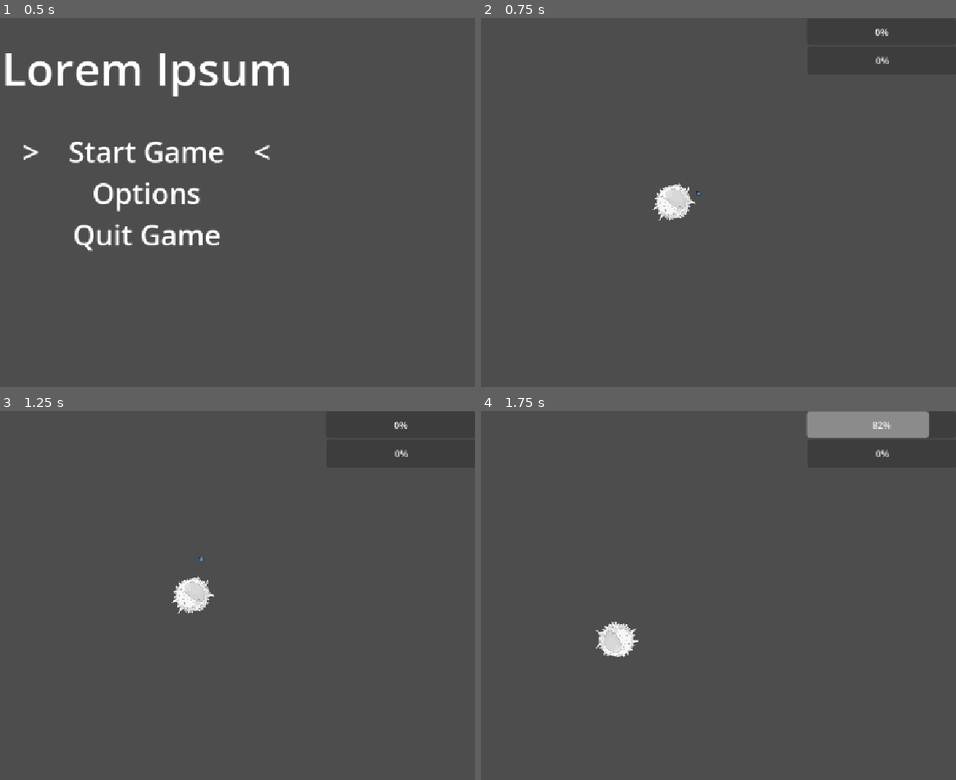
Above: before the commit, frames 1-4 (two rows, left to right).
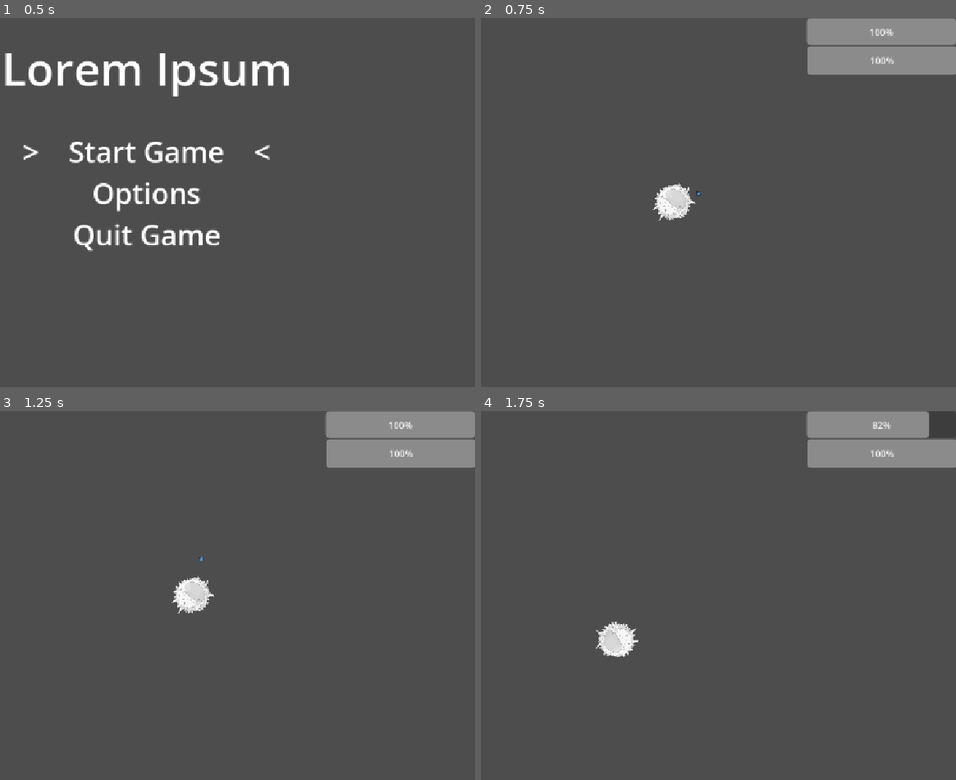
Above: after the commit, the same moments.

Repository: HippoProgrammer/game-jam-game
Game: Godot game, scene res://scenes/main-menu.tscn
The game is run twice, just before and just after one commit, with the same random seed, the same clock (stepped at 60 frames per second) and the same inputs. The engine's default icon, where the game draws it, is replaced by a stand-in: a white triangle on a blue panel in a dark square.
Inputs (mouse positions are in pixels of both pictures, inside the frame that each line leads up to):
- Up to frame 1 (0.5 s): no input
- Up to frame 2 (0.75 s): tap Enter (ui_accept) at 0.5 s; move the mouse to (770, 184) at 0.52 s; hold Right (ui_right) from 0.53 s (still down); click (770, 184) at 0.6 s
- Up to frame 3 (1.25 s): keep holding Right (ui_right); tap Enter (ui_accept) at 0.77 s
- Up to frame 4 (1.75 s): tap Enter (ui_accept) at 1.25, 1.52 s; move the mouse to (495, 613) at 1.27 s; release Right (ui_right) at 1.28 s; hold Down (ui_down) from 1.28 s (still down); right-click (495, 613) at 1.35 s

Frame 1 is identical in both runs. In frame 2, 4.6% of the frame differs, in the area x 68-100%, y 0-16%; in frame 3, 4.6%; in frame 4, 2.4%.

Commit message:
Fix initial health/glucose value population
- Use call_defered

Diff:
--- a/scripts/character.gd
+++ b/scripts/character.gd
@@ -39,8 +39,8 @@
 func _ready() -> void:
 	base_scale = scale
 
-	glucose_changed.emit(glucose, max_glucose)
-	health_changed.emit(health, max_health)
+	glucose_changed.emit.call_deferred(glucose, max_glucose)
+	health_changed.emit.call_deferred(health, max_health)
 
 func dash():
 	if dashing or glucose < dash_glucose_use:
